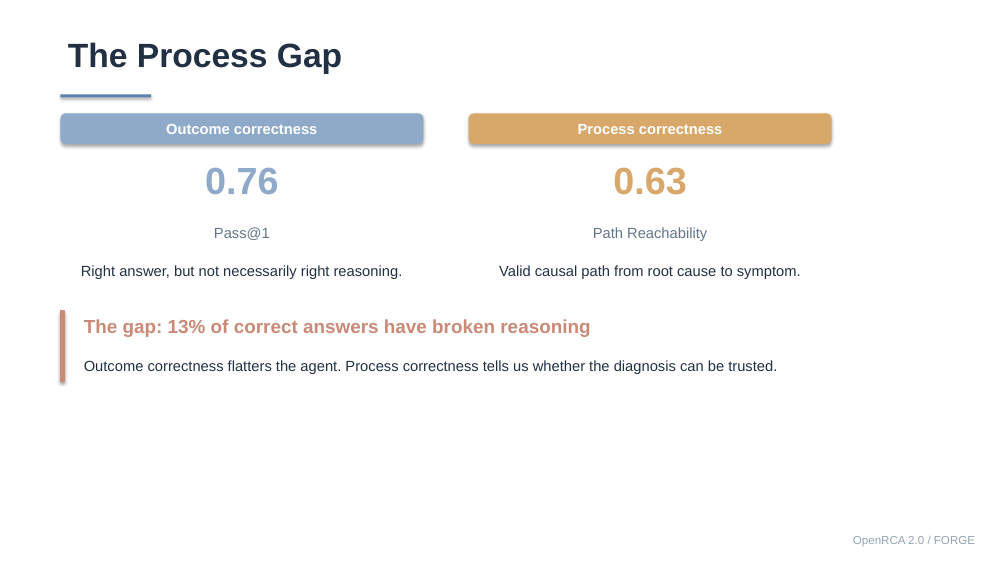
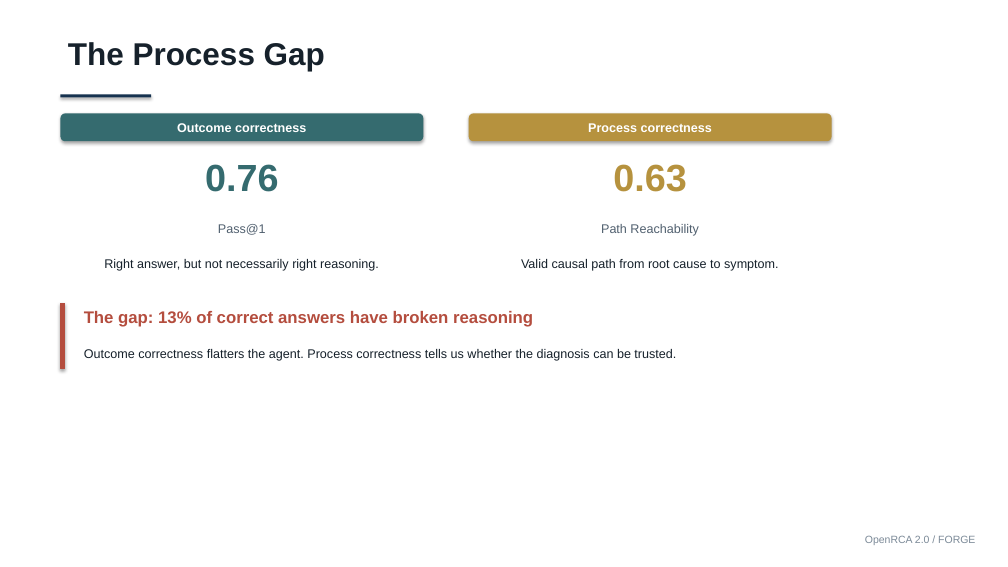
Before and after one commit to Lincyaw/paperops, a slide deck: slide 11 of examples/self-intro/diagnostic_world_model.pptx. Drawn at 1008x567 pixels with LibreOffice and Linux fonts; fonts in the diff are those of the drawing. Boxes give left, top, right and bottom in pixels: in the first picture for what was removed or moved away, otherwise in the second. Text is boxed around its words. In the diff, an @@ line names an element or a change of style, - is before the commit and + after.

```diff
--- a/examples/self-intro/diagnostic_world_model.pptx
+++ b/examples/self-intro/diagnostic_world_model.pptx
@@ text "The Process Gap" at (68, 42, 325, 71): size 32 to 30 pt, text colour #223043 to #16212B @@
@@ rounded rectangle "Outcome correctness" at (60, 113, 423, 141): size 14 to 12 pt; fill #8FAAC8 to #356B6F @@
@@ rectangle at (60, 95, 151, 98): fill #5C82AD to #16324F @@
@@ rounded rectangle "Process correctness" at (469, 113, 832, 141): size 14 to 12 pt; fill #D8A86A to #B6923E @@
@@ text "0.76" at (205, 164, 279, 192): text colour #8FAAC8 to #356B6F @@
@@ text "0.63" at (613, 164, 687, 192): text colour #D8A86A to #B6923E @@
@@ text "Pass@1" at (218, 224, 266, 235): size 14 to 12 pt, text colour #647489 to #51606F @@
@@ text "Path Reachability" at (601, 224, 698, 236): size 14 to 12 pt, text colour #647489 to #51606F @@
@@ rectangle: place and size @@
-rectangle at (60, 311, 65, 382)
+rectangle at (60, 303, 65, 369)
@@ rectangle at (60, 303, 65, 369): fill #C98A78 to #B44D3E; outline #C98A78 1 pt to #B44D3E 1 pt @@
@@ text "The gap: 13% of correct ...": place and size @@
-text "The gap: 13% of correct ..." at (84, 319, 590, 337)
+text "The gap: 13% of correct ..." at (84, 311, 533, 327)
@@ text "The gap: 13% of correct ..." at (84, 311, 533, 327): size 18 to 16 pt, text colour #C98A78 to #B44D3E @@
@@ size 14 to 12 pt, text colour #223043 to #16212B in 3 elements at (104, 259, 379, 271), (521, 259, 778, 271), (84, 349, 676, 361) @@
@@ text "Outcome correctness flatters the agent. ...": place and size @@
-text "Outcome correctness flatters the agent. ..." at (84, 360, 777, 374)
+text "Outcome correctness flatters the agent. ..." at (84, 349, 676, 361)
@@ text "OpenRCA 2.0 / FORGE" at (865, 535, 975, 545): size 11 to 10 pt, text colour #94A3B6 to #7C8A98 @@
```
Also in this commit, not shown: 17 other slides changed, 27 other files.
